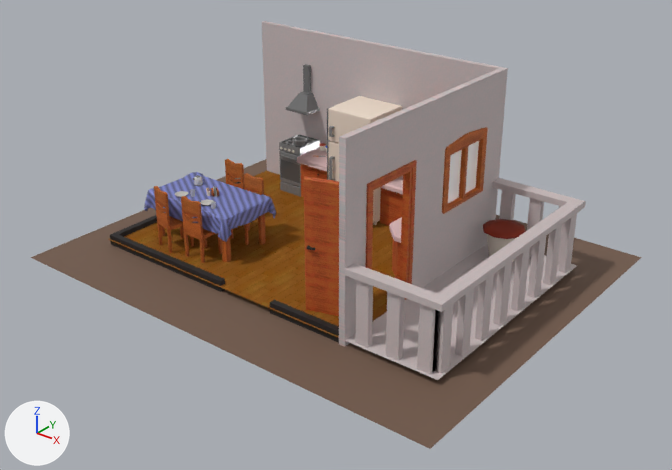
Two versions of the OBJ model data/models/kitchen.obj, one commit apart.
Camera for both pictures: a 50 mm lens placed at (91.4, -104.9, 68.1), pointed at (10.2, -3.4, 5.1). Arrows for +X, +Y and +Z are at lower left; the lights stay in place. Where no turn or scale is listed for an object, it has been applied to the vertices.

In view in the first picture: 'Chair_Plane.002', 'Cooker_Plane', 'Door.001_Plane.011', 'Fence_Plane.018', 'Fridge_Cube', 'Glass.001_Circle.008', 'Glass_Circle.008', 'Ground_Plane.004', 'Mat_Plane.008', 'Room.001_Plane.014', 'Room.002_Plane.015', 'Room_Plane.003', 'Window_1.001_Plane.006', 'Worktop_Plane.007'.
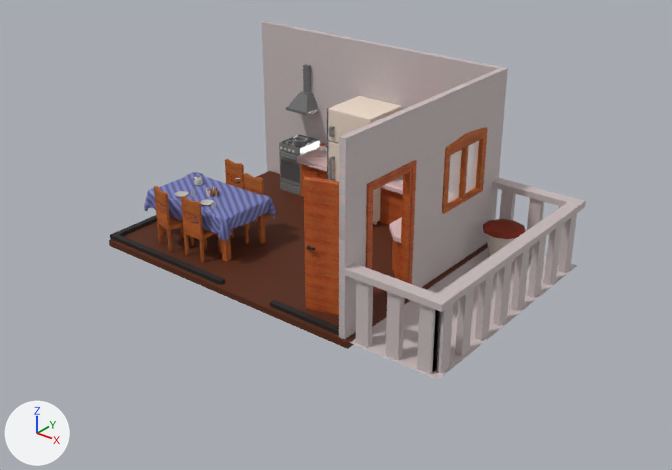
Where the change shows, as pixel boxes (x1, y1, x2, y2) in the pictures (672 x 470 px):
'Ground_Plane.004', deleted (brown): before (30, 159, 642, 449)
'Cube_Cube.001', added (brown): after (109, 171, 488, 349)
'Room.001_Plane.014', deleted: before (108, 171, 395, 338)

Edits to the bpy script that builds the scene:
```text
Change mat_glass:
    mat_glass.alpha: 0.7 -> 0.5
Change mat_wooden_floor_tiles:
    remove n3 = _N.new('ShaderNodeTexImage'); n3.name = 'Image Texture.001'
    remove n3.image = img_specular_tga
    remove n4 = _N.new('ShaderNodeTexImage'); n4.name = 'Image Texture.002'
    remove n4.image = img_normal_tga
    remove n5 = _N.new('ShaderNodeNormalMap'); n5.name = 'Normal Map'
    remove n5.inputs[0].default_value = 0.0  # 'Strength'
    where n0 = _N.new('ShaderNodeBsdfPrincipled'); n0.name = 'Principled BSDF'
    remove _L.new(n3.outputs[0], n0.inputs[13])  # 'Color' to 'Specular IOR Level'
    remove _L.new(n4.outputs[0], n5.inputs[1])  # 'Color' to 'Color'
    remove _L.new(n5.outputs[0], n0.inputs[5])  # 'Normal' to 'Normal'
Add me_cube_cube_001:
    me_cube_cube_001.from_pydata(...)  # a box spanning x -24.2..25.8, y -20.4..19.6, z -0.8..0.2
    me_cube_cube_001.materials.append(mat_wooden_floor_tiles)  # picture img_diffuse_tga
Remove ob_ground_plane_004:
    ob_ground_plane_004 = bpy.data.objects.new('Ground_Plane.004', me_ground_plane_004)
    ob_ground_plane_004.location = (0.0, 0.0, 0.0)
Remove ob_room_001_plane_014:
    ob_room_001_plane_014 = bpy.data.objects.new('Room.001_Plane.014', me_room_001_plane_014)
    ob_room_001_plane_014.location = (0.0, 0.0, 0.0)
Add ob_cube_cube_001:
    ob_cube_cube_001 = bpy.data.objects.new('Cube_Cube.001', me_cube_cube_001)
    ob_cube_cube_001.location = (0.0, 0.0, 0.0)
```
